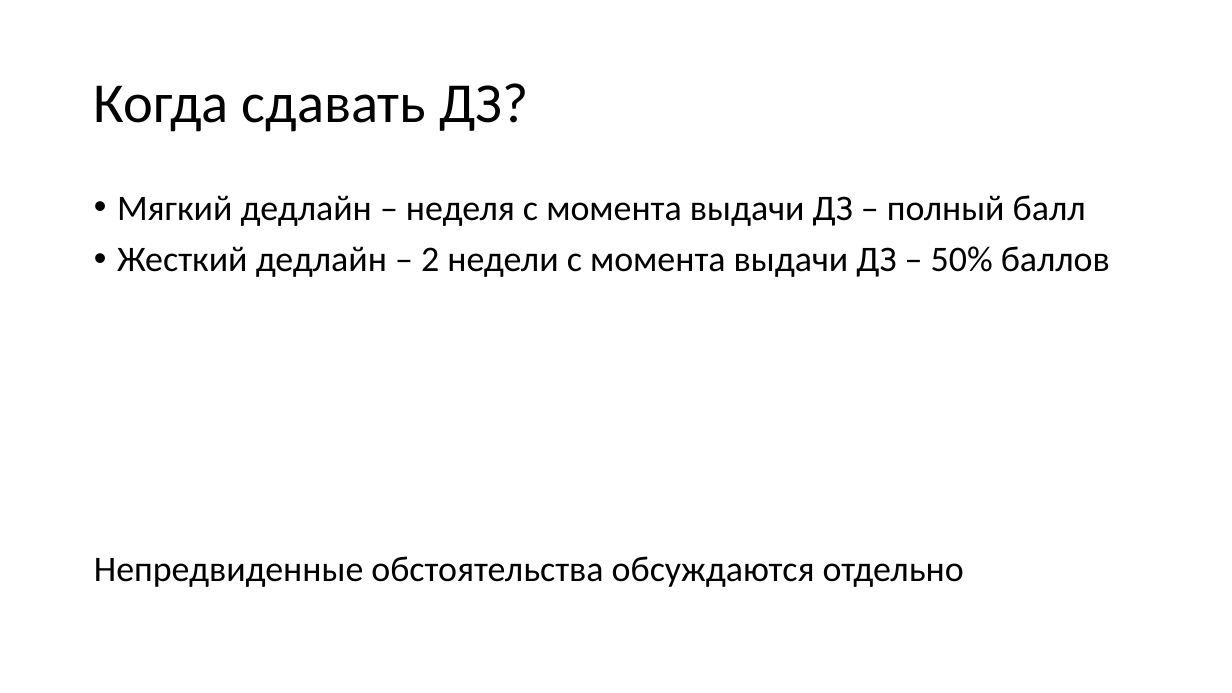
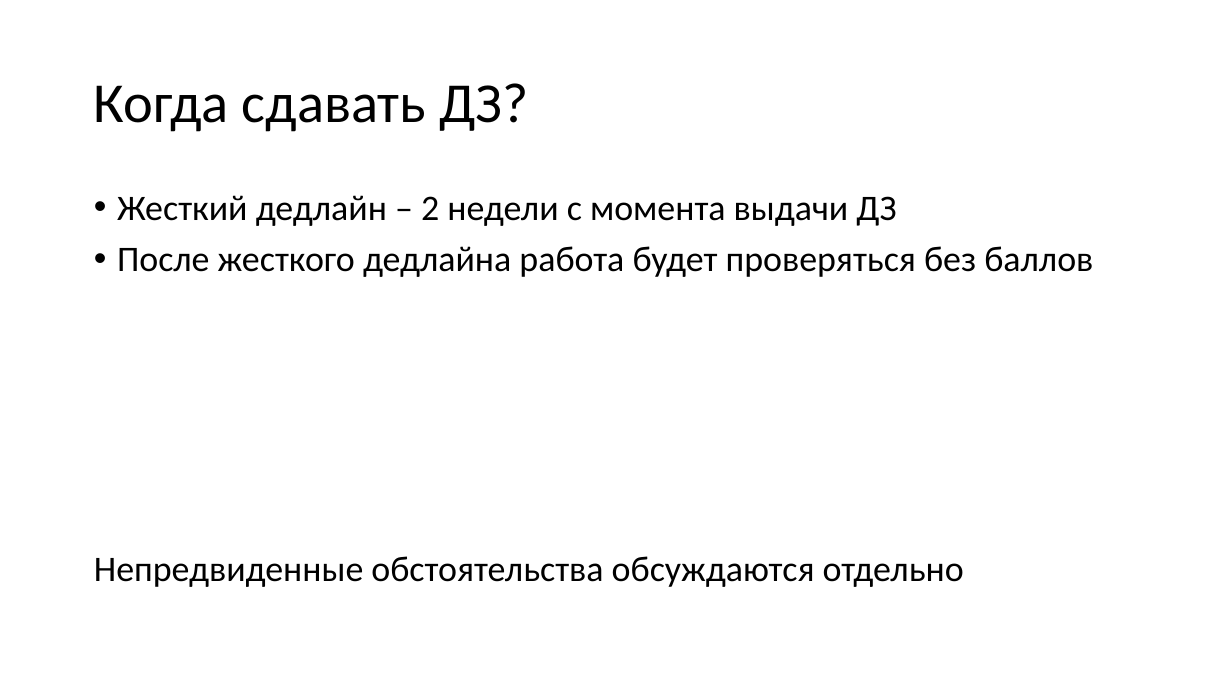
Before and after one commit to pacifikus/itmo_ml_for_science_course, a slide deck: slide 7 of Lectures/Lecture 1/Занятие 1.pptx (slide 8 before the commit). Drawn at 1232x693 pixels with LibreOffice and Linux fonts; fonts in the diff are those of the drawing. Boxes give left, top, right and bottom in pixels: in the first picture for what was removed or moved away, otherwise in the second. Text is boxed around its words. In the diff, an @@ line names an element or a change of style, - is before the commit and + after.

```diff
--- a/Lectures/Lecture 1/Занятие 1.pptx
+++ b/Lectures/Lecture 1/Занятие 1.pptx
@@ text at (117,195,1093,277): text changed @@
-• Мягкий дедлайн – неделя с момента выдачи ДЗ – полный балл
-• Жесткий дедлайн – 2 недели с момента выдачи ДЗ – 50% баллов
+• Жесткий дедлайн – 2 недели с момента выдачи ДЗ
+• После жесткого дедлайна работа будет проверяться без баллов
```
Also in this commit, not shown: 2 other slides changed, 1 slide removed, 32 other files.
